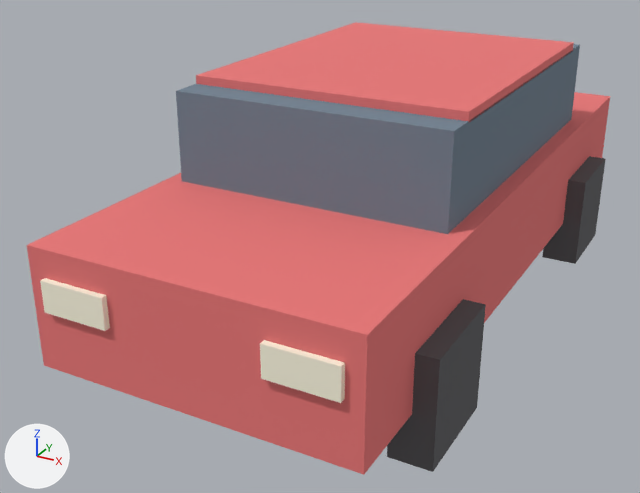
The glTF model plugins/demo/assets/models/car-red.glb: old version first, new version second.
One viewpoint serves both versions: a 50 mm camera at (2.31, -5.12, 2.78) aimed at (-0.31, -0.37, 0.4). The lights are fixed; the arrows at lower left show +X, +Y and +Z. The picture after the commit comes second.

Before the edit, the objects in view are built like this:
```python
mat_material_0 = principled_material('Material_0')
mat_material_0.base_color = (0.828, 0.184, 0.184)  # pink #eb7777
mat_material_0.roughness = 1.0
mat_material_1 = principled_material('Material_1')
mat_material_1.base_color = (0.169, 0.228, 0.29)  # greyish blue #728393
mat_material_1.roughness = 1.0
mat_material_2 = principled_material('Material_2')
mat_material_2.base_color = (0.106, 0.106, 0.114)  # dark grey #5c5c5f
mat_material_2.roughness = 1.0
me_mesh_0 = bpy.data.meshes.new('Mesh_0')
me_mesh_0.from_pydata(...)  # 88 vertices, 132 faces; spans x -1.08..1.08, y -2.29..2.29, z 0.0..1.6
# faces by material slot: [24, 12, 48, 24, 24]
me_mesh_0.materials.append(mat_material_0)  # pink #eb7777
me_mesh_0.materials.append(mat_material_1)  # greyish blue #728393
me_mesh_0.materials.append(mat_material_2)  # dark grey #5c5c5f
me_mesh_0.materials.append(mat_material_3)  # pale yellow #fffae3
me_mesh_0.materials.append(mat_material_4)  # red #e46e6e
ob_mesh_0 = bpy.data.objects.new('Mesh_0', me_mesh_0)
ob_mesh_0.location = (0.0, 0.0, 0.0)
```
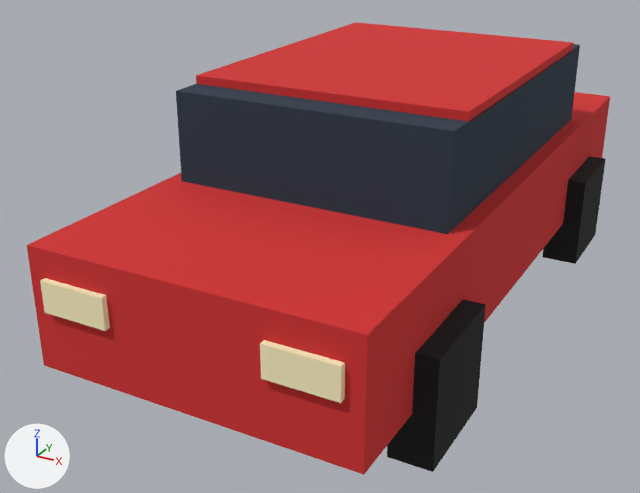
The change in detail:
Material 'Material_0' (mat_material_0) changes colour from pink #eb7777 to red #d32f2f; in linear values from (0.828, 0.184, 0.184) to (0.651, 0.0284, 0.0284).
Material 'Material_1' (mat_material_1) changes colour from greyish blue #728393 to dark blue #2b3a4a; in linear values from (0.169, 0.228, 0.29) to (0.0242, 0.0423, 0.0685).
Material 'Material_2' (mat_material_2) changes colour from dark grey #5c5c5f to black #1b1b1d; in linear values from (0.106, 0.106, 0.114) to (0.011, 0.011, 0.0123).

What differs and where, as boxes (x1, y1, x2, y2) in the pictures (640 x 493 px):
'Mesh_0', recoloured (darker)
    both: (27, 22, 610, 475)
